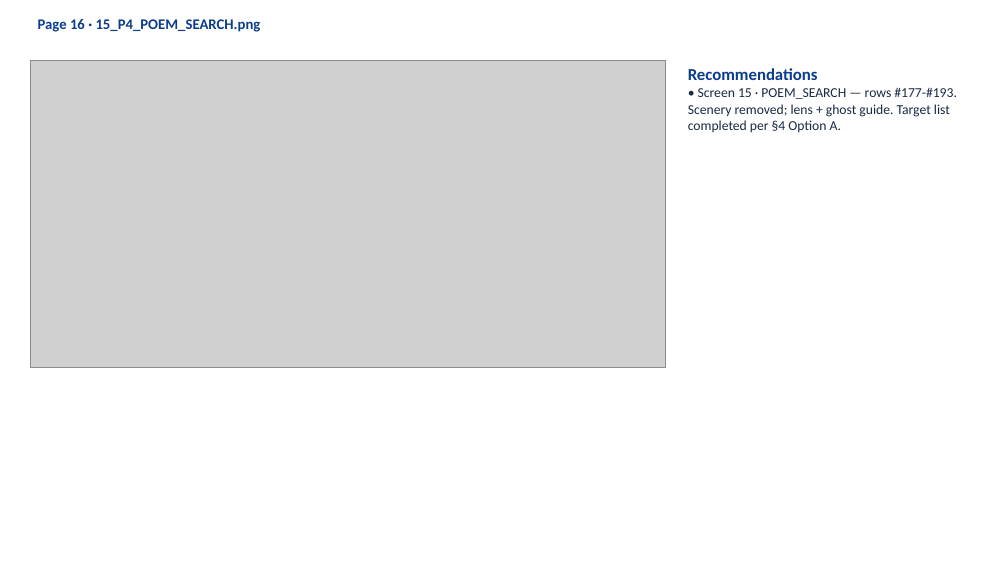
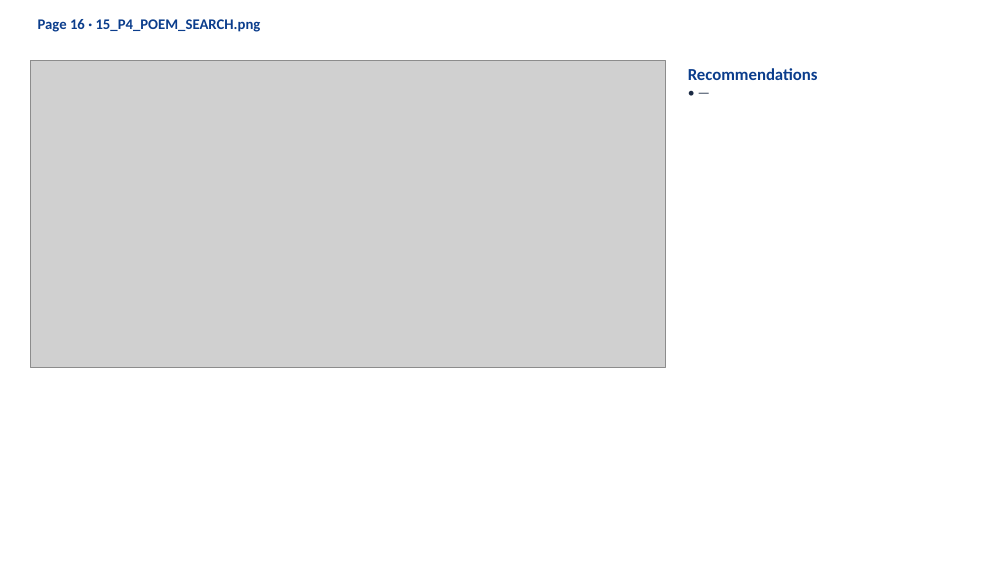
Before and after one commit to khugshalharshvardhan/HI02H11_L02_S01_DEV_HANDOFF-file2-, a slide deck: slide 17 of 3_CURRENT_BUILD/HI02H11_L02_S01_REVISED_review.pptx. Drawn at 1008x567 pixels with LibreOffice and Linux fonts; fonts in the diff are those of the drawing; grey boxes stand for pictures. Boxes give left, top, right and bottom in pixels: in the first picture for what was removed or moved away, otherwise in the second. Text is boxed around its words. In the diff, an @@ line names an element or a change of style, - is before the commit and + after.

```diff
--- a/3_CURRENT_BUILD/HI02H11_L02_S01_REVISED_review.pptx
+++ b/3_CURRENT_BUILD/HI02H11_L02_S01_REVISED_review.pptx
@@ text at box(688, 88, 957, 133): text changed @@
-• Screen 15 · POEM_SEARCH — rows #177-#193. Scenery removed; lens + ghost guide. Target list completed per §4 Option A.
+• —
```
Also in this commit, not shown: 17 other slides changed, 38 other files.
